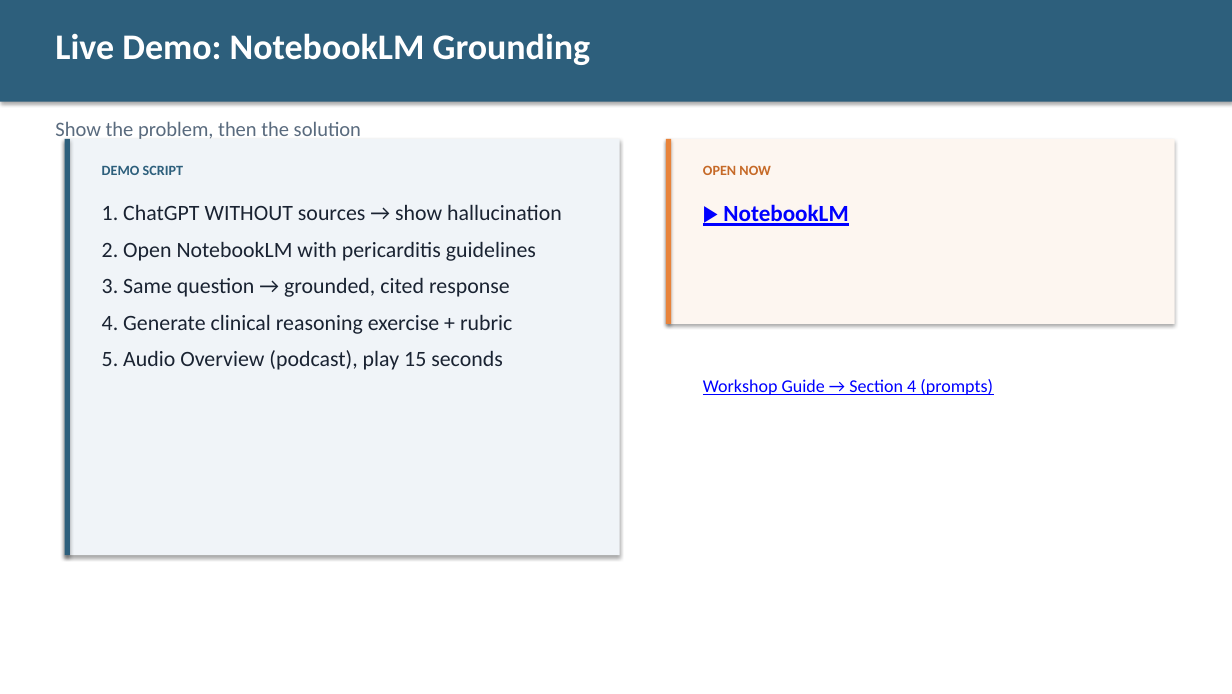
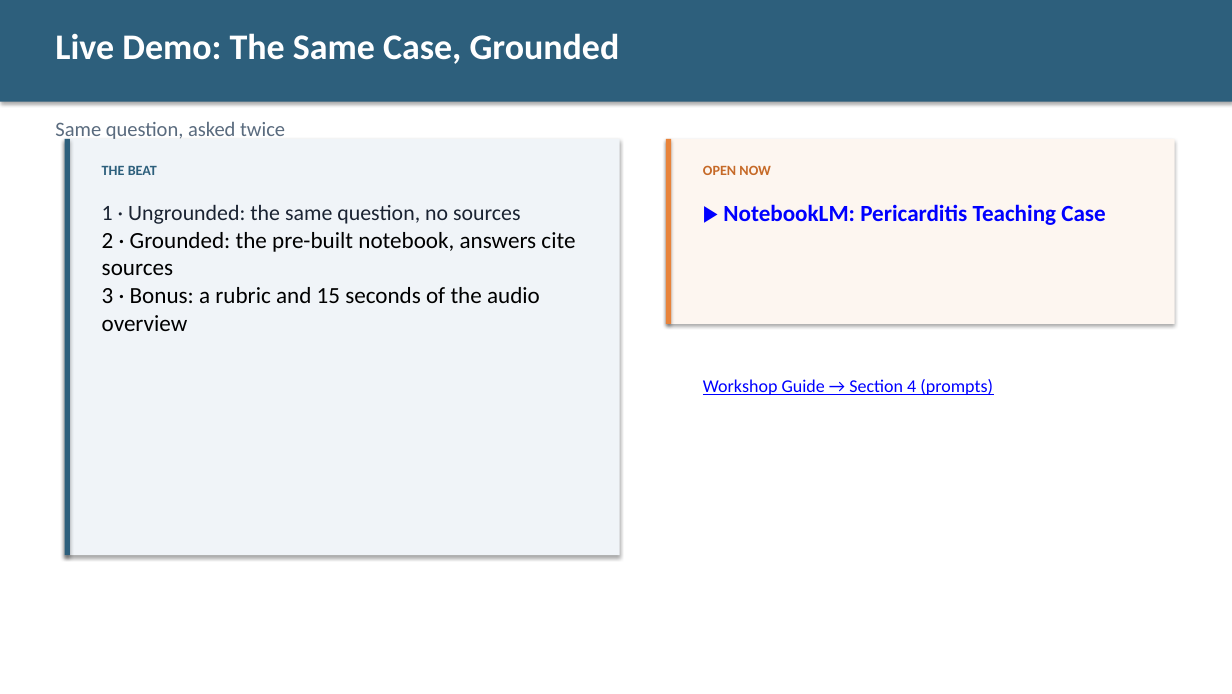
Before and after one commit to diana-brewer/digital-learning-unlocked, a slide deck: slide 11 of Digital Learning Unlocked - Slide Deck.pptx (slide 12 before the commit). Drawn at 1232x694 pixels with LibreOffice and Linux fonts; fonts in the diff are those of the drawing. Boxes give left, top, right and bottom in pixels: in the first picture for what was removed or moved away, otherwise in the second. Text is boxed around its words. In the diff, an @@ line names an element or a change of style, - is before the commit and + after.

```diff
--- a/Digital Learning Unlocked - Slide Deck.pptx
+++ b/Digital Learning Unlocked - Slide Deck.pptx
@@ text at (x1=55, y1=33, x2=620, y2=64): text changed @@
-Live Demo: NotebookLM Grounding
+Live Demo: The Same Case, Grounded
@@ text at (x1=55, y1=122, x2=285, y2=142): text changed @@
-Show the problem, then the solution
+Same question, asked twice
@@ text at (x1=102, y1=166, x2=157, y2=175): text changed @@
-DEMO SCRIPT
+THE BEAT
@@ text at (x1=102, y1=204, x2=575, y2=331): text changed; size 17 to 18 pt; text colour #1A2332 to #000000 @@
-1. ChatGPT WITHOUT sources → show hallucination
-2. Open NotebookLM with pericarditis guidelines
-3. Same question → grounded, cited response
-4. Generate clinical reasoning exercise + rubric
-5. Audio Overview (podcast), play 15 seconds
+1 · Ungrounded: the same question, no sources
+2 · Grounded: the pre-built notebook, answers cite sources
+3 · Bonus: a rubric and 15 seconds of the audio overview
@@ text at (x1=723, y1=204, x2=1105, y2=225): text changed @@
-▶ NotebookLM
+▶ NotebookLM: Pericarditis Teaching Case
```
Also in this commit, not shown: 8 other slides changed, 1 slide added, 4 slides removed, 3 other files.
